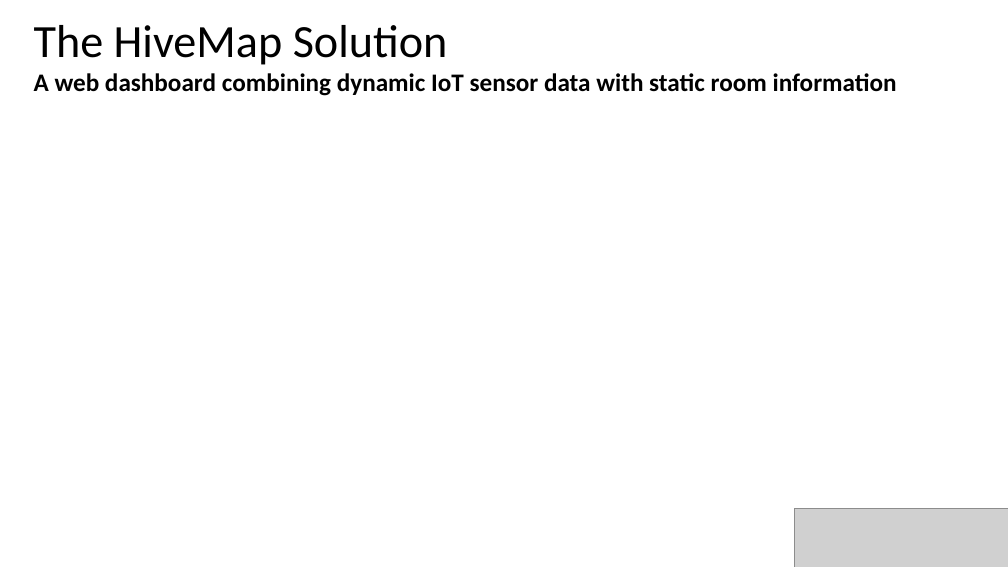
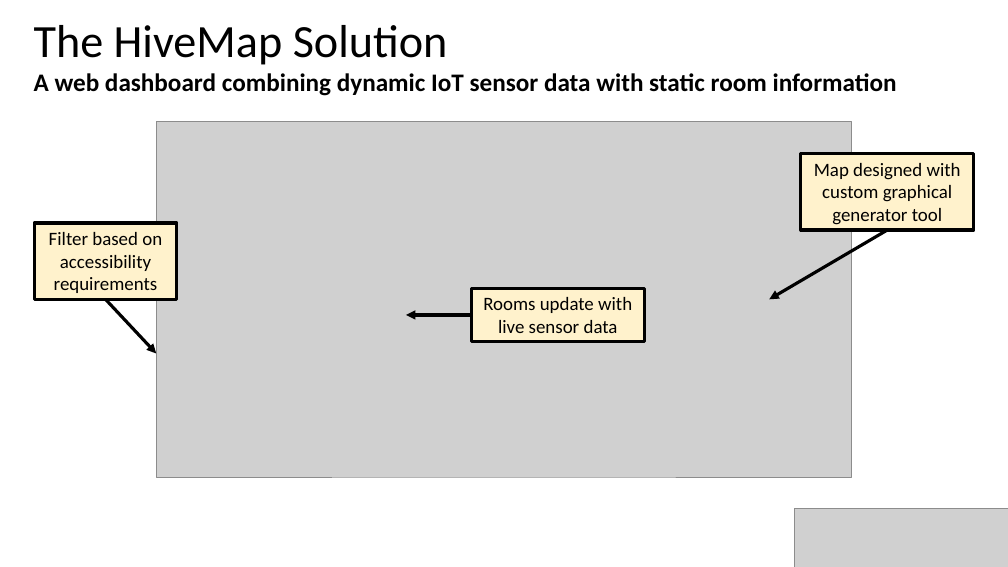
Before and after one commit to gregjhansell97/hive-map, a slide deck: slide 3 of presentation.pptx. Drawn at 1008x567 pixels with LibreOffice and Linux fonts; fonts in the diff are those of the drawing; grey boxes stand for pictures. Boxes give left, top, right and bottom in pixels: in the first picture for what was removed or moved away, otherwise in the second. Text is boxed around its words. In the diff, an @@ line names an element or a change of style, - is before the commit and + after.

```diff
--- a/presentation.pptx
+++ b/presentation.pptx
@@ picture added at (157,122,852,477) @@
@@ rectangle added at (801,154,974,230), fill #FFF2CC, outline #000000 3 pt, 18 pt, text #000000 @@
+Map designed with custom graphical generator tool
@@ rectangle added at (34,223,177,299), fill #FFF2CC, outline #000000 3 pt, 18 pt, text #000000 @@
+Filter based on accessibility requirements
@@ arrow added from (888, 230) to (770, 299), #000000 3 pt @@
@@ arrow added from (106, 299) to (157, 354), #000000 3 pt @@
@@ rectangle added at (471,288,644,342), fill #FFF2CC, outline #000000 3 pt, 18 pt, text #000000 @@
+Rooms update with live sensor data
@@ arrow added from (471, 315) to (406, 315), #000000 3 pt @@
```
Also in this commit, not shown: 2 other slides changed, 2 other files.
